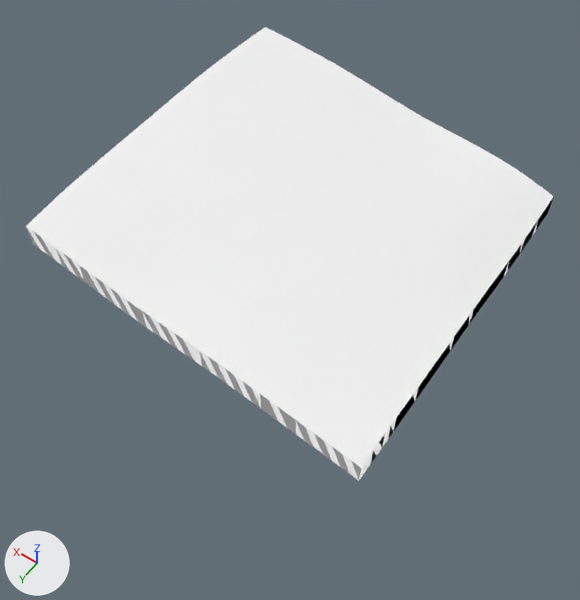
What one commit did to the glTF model public/tiles/1/3_0.glb.
Rendered twice from a camera (50 mm lens) standing at (1363.0, 380.0, 906.0) and looking at (1744.0, -154.0, 68.0). Every picture has the same lights, and +X, +Y and +Z are marked at lower left. The picture after the commit comes second. Where no turn or scale is listed for an object, it has been applied to the vertices.

Objects in the first picture: 't1_3_0'.
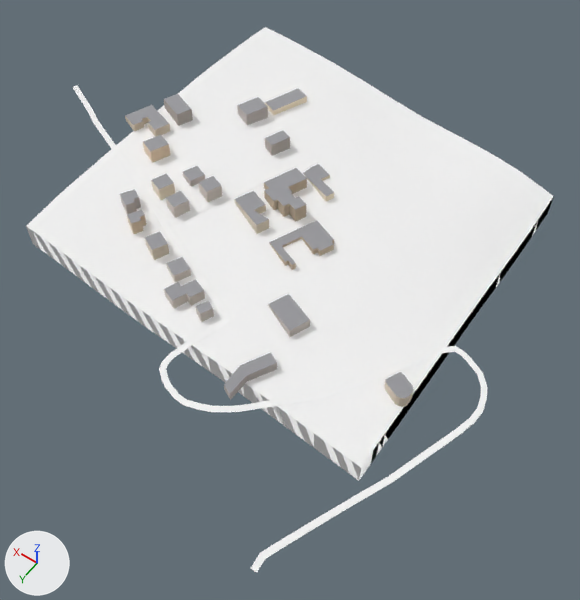
Where the newer file only moved an object's origin or applied its transform, the numbers keep the older frame.

Edits to the bpy script that builds the scene:
```text
Add mat_far_building:
    mat_far_building = bpy.data.materials.new('far_building')
    mat_far_building.use_nodes = True; mat_far_building.node_tree.nodes.clear()
    _N = mat_far_building.node_tree.nodes; _L = mat_far_building.node_tree.links
    n0 = _N.new('ShaderNodeBsdfPrincipled'); n0.name = 'Principled BSDF'
    n0.inputs[1].default_value = 1.0  # 'Metallic'
    n0.inputs[2].default_value = 1.0  # 'Roughness'
    n1 = _N.new('ShaderNodeOutputMaterial'); n1.name = 'Material Output'
    n2 = _N.new('ShaderNodeVertexColor'); n2.name = 'Color Attribute'
    _L.new(n0.outputs[0], n1.inputs[0])  # 'BSDF' to 'Surface'
    _L.new(n2.outputs[0], n0.inputs[0])  # 'Color' to 'Base Color'
Add mat_far_road:
    mat_far_road = principled_material('far_road')
    mat_far_road.base_color = (1.0, 1.0, 1.0)  # white #ffffff
    mat_far_road.metallic = 1.0
    mat_far_road.roughness = 1.0
Change me_t1_3_0:
    used by ob_t1_3_0; location = (1792.0, -256.0, 108.0)
    remove me_t1_3_0.from_pydata(...)  # 1841 vertices, 3520 faces; spans x -256.0..256.0, y -256.0..256.0, z -66.0..66.0
    add me_t1_3_0.from_pydata(...)  # 2579 vertices, 4340 faces; spans x -334.0..380.0, y -256.0..416.0, z -66.0..79.0
    me_t1_3_0 part 1: 738 vertices added at x -334.0..380.0, y -161.0..416.0, z -47.0..79.0
    add me_t1_3_0.materials.append(mat_far_building)
    add me_t1_3_0.materials.append(mat_far_road)  # white #ffffff
```

Boxes [x1, y1, x2, y2] around the edits, measured in the pictures (580 x 600 px):
't1_3_0', reshaped (20% taller): before [26, 27, 554, 481]; after [26, 27, 554, 573]
part 1 of me_t1_3_0, added: after [73, 85, 487, 573]
